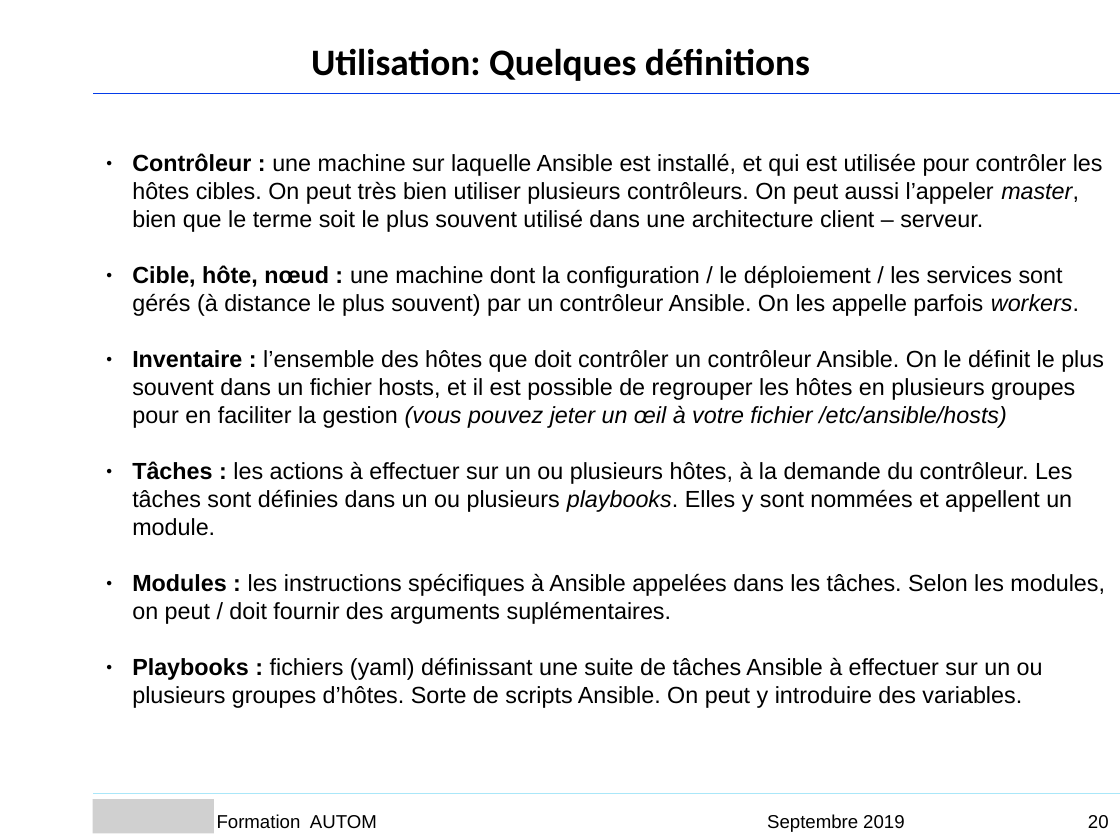
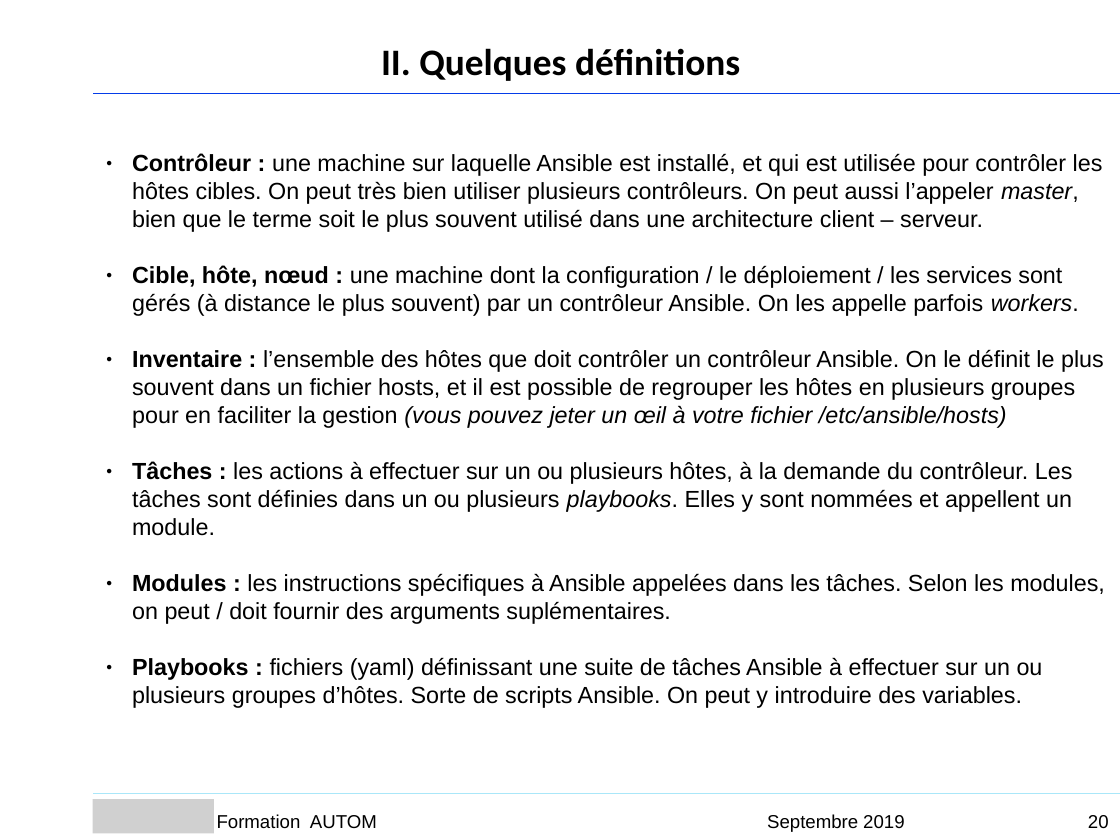
Before and after one commit to Sputnik93/cours_ansible, a slide deck: slide 20 of Ansible_support_cours_AGO.ppt. Drawn at 1120x840 pixels with LibreOffice and Linux fonts; fonts in the diff are those of the drawing; grey boxes stand for pictures; background and template pictures are left out. Boxes give left, top, right and bottom in pixels: in the first picture for what was removed or moved away, otherwise in the second. Text is boxed around its words. In the diff, an @@ line names an element or a change of style, - is before the commit and + after.

```diff
--- a/Ansible_support_cours_AGO.ppt
+++ b/Ansible_support_cours_AGO.ppt
@@ text at (381, 48, 740, 81): text changed @@
-Utilisation: Quelques définitions
+II. Quelques définitions
```
Also in this commit, not shown: 32 other slides changed, 1 slide removed.
